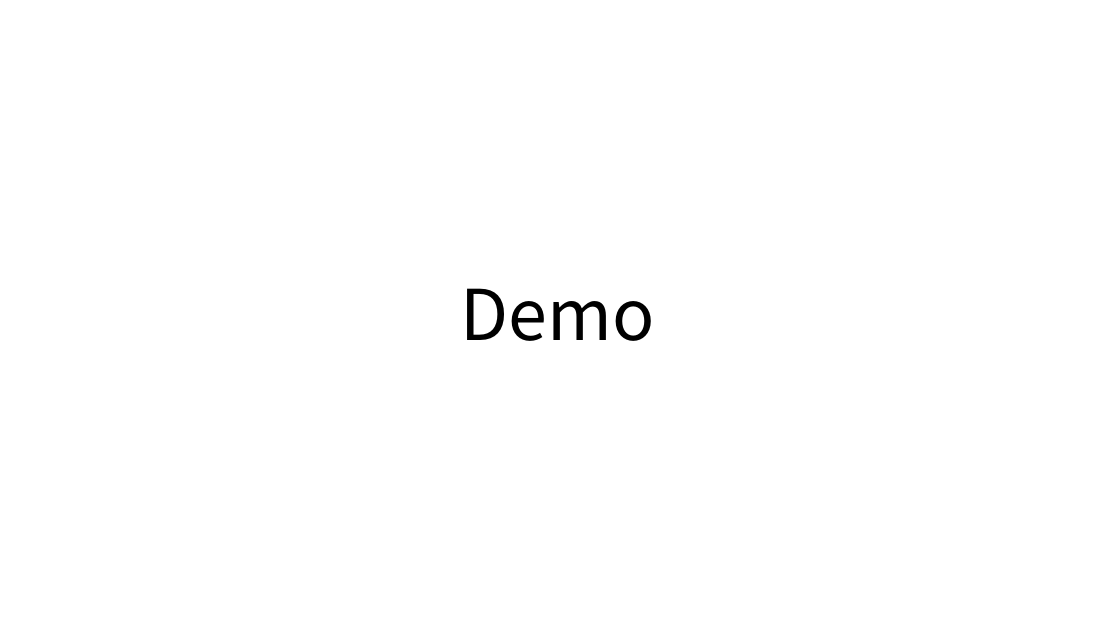
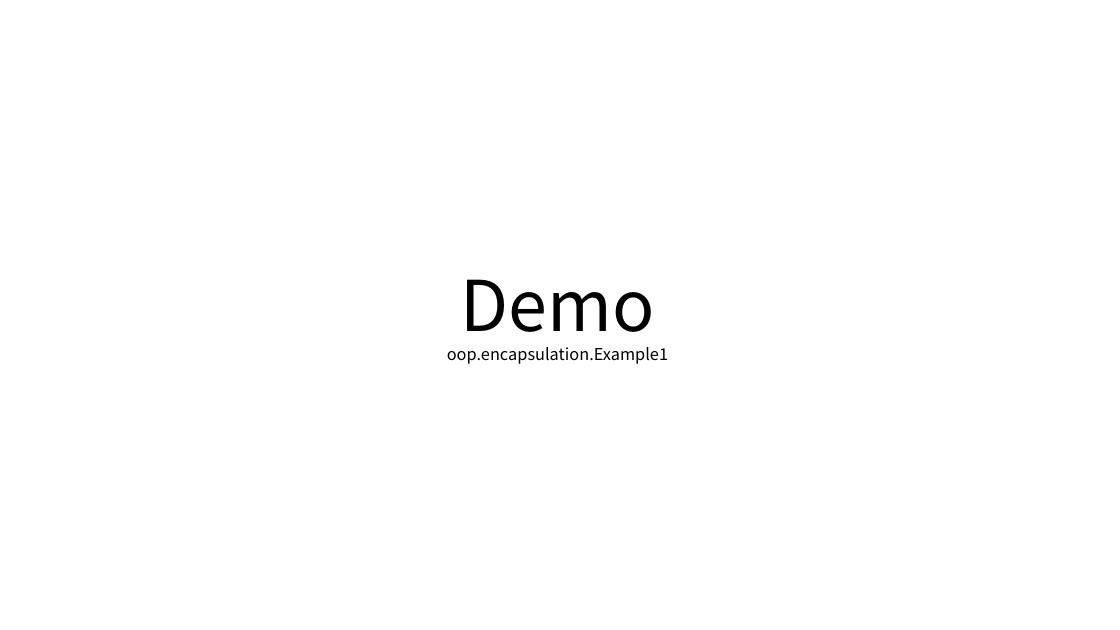
Before and after one commit to YonghoChoi/develop-note, a slide deck: slide 24 of ppt/객체지향 기본.pptx (slide 22 before the commit). Drawn at 1120x630 pixels with LibreOffice and Linux fonts; fonts in the diff are those of the drawing. Boxes give left, top, right and bottom in pixels: in the first picture for what was removed or moved away, otherwise in the second. Text is boxed around its words. In the diff, an @@ line names an element or a change of style, - is before the commit and + after.

```diff
--- a/ppt/객체지향 기본.pptx
+++ b/ppt/객체지향 기본.pptx
@@ title at [447,279,668,364]: text changed; size 60 to 14 pt @@
-Demo
+Demo
+oop.encapsulation.Example1
```
Also in this commit, not shown: 5 other slides changed, 9 slides added, 7 slides removed.
